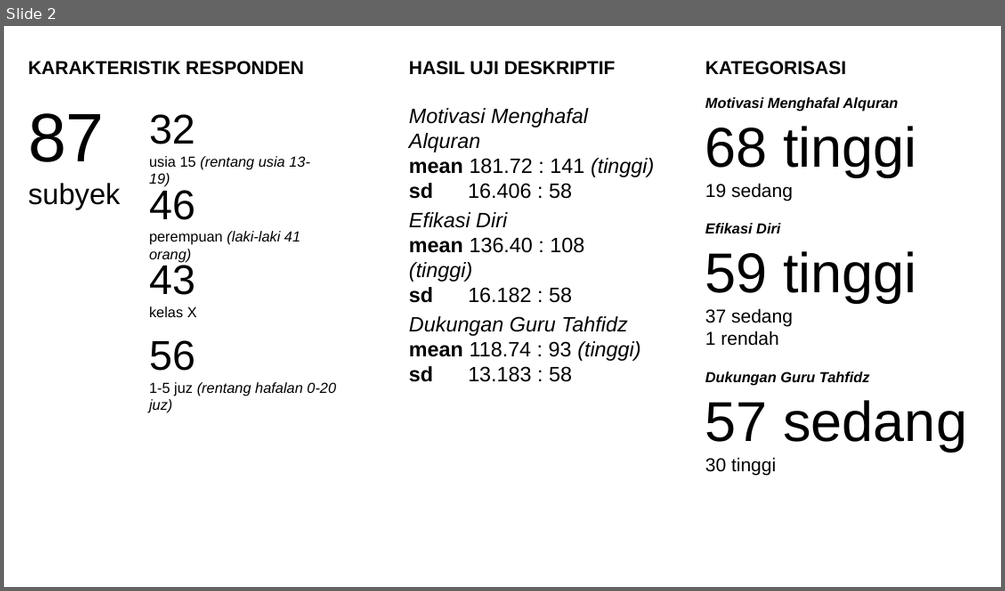
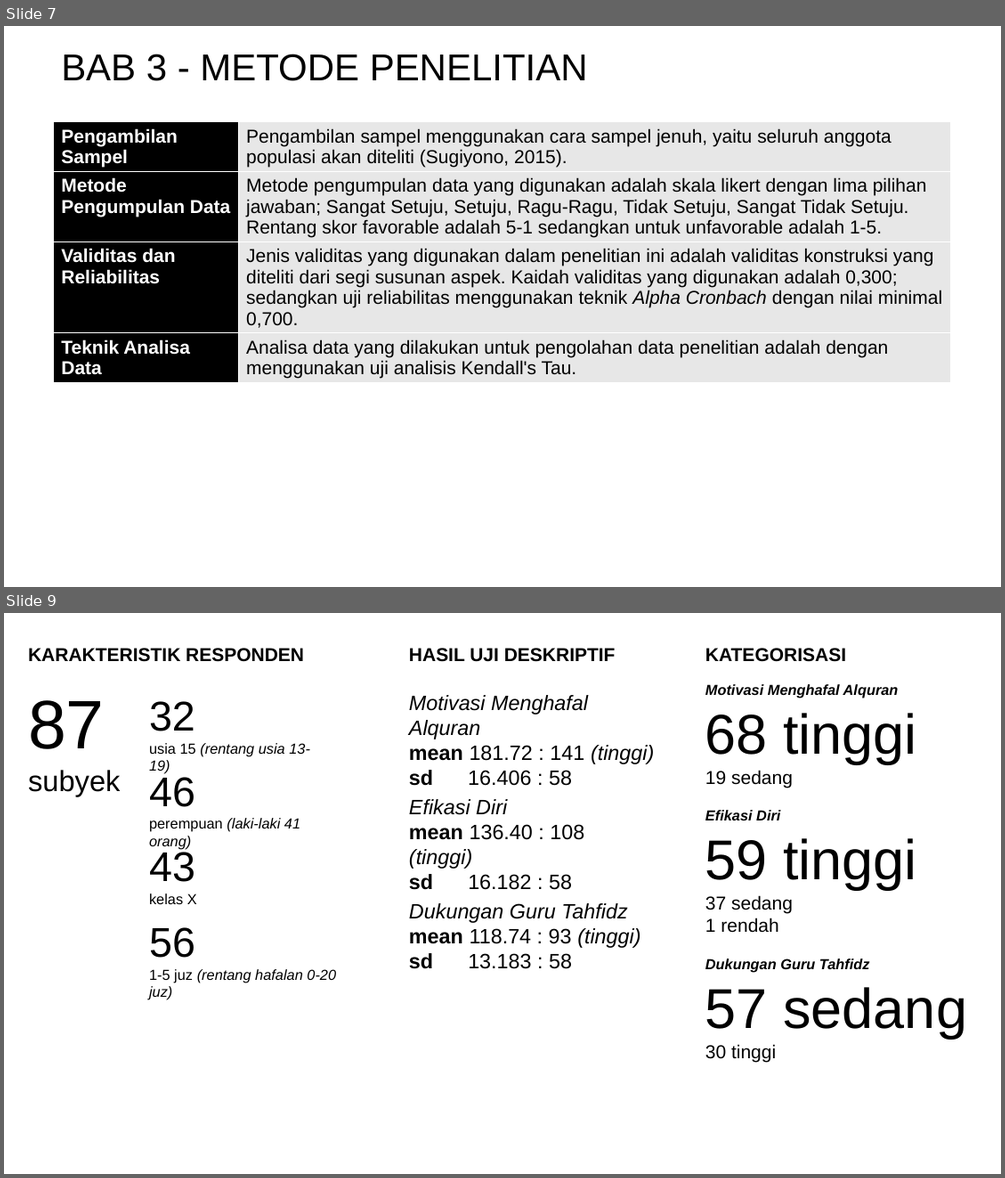
Before and after one commit to mzaini30/skripsi, a slide deck: pendadaran.pptx. Shown one above the other, each under a label of ours: slide 2 before the commit, slides 7 and 9 after it; the slides between them are not shown. The pictures are 1005x591 and 1005x1178 pixels, drawn with LibreOffice and Linux fonts; fonts in the diff are those of the drawing; background and template pictures are left out. Boxes give left, top, right and bottom in pixels: in the first picture for what was removed or moved away, otherwise in the second. Text is boxed around its words. In the diff, an @@ line names an element or a change of style, - is before the commit and + after.

```diff
--- a/pendadaran.pptx
+++ b/pendadaran.pptx
@@ slide 7 added at [4, 26, 1001, 587], background picture (left out) @@
@@ title added at [61, 54, 588, 81], 36 pt, text #000000 @@
+BAB 3 - METODE PENELITIAN
@@ table added at [54, 122, 952, 443], 4 rows, 2 columns @@
+Pengambilan Sampel | Pengambilan sampel menggunakan cara sampel jenuh, yaitu seluruh anggota populasi akan diteliti (Sugiyono, 2015).
+Metode Pengumpulan Data | Metode pengumpulan data yang digunakan adalah skala likert dengan lima pilihan jawaban; Sangat Setuju, Setuju, Ragu-Ragu, Tidak Setuju, Sangat Tidak Setuju. Rentang skor favorable adalah 5-1 sedangkan untuk unfavorable adalah 1-5.
+Validitas dan Reliabilitas | Jenis validitas yang digunakan dalam penelitian ini adalah validitas konstruksi yang diteliti dari segi susunan aspek. Kaidah validitas yang digunakan adalah 0,300; sedangkan uji reliabilitas menggunakan teknik Alpha Cronbach dengan nilai minimal 0,700.
+Teknik Analisa Data | Analisa data yang dilakukan untuk pengolahan data penelitian adalah dengan menggunakan uji analisis Kendall's Tau.
@@ what was slide 2 is now slide 9 @@
```
Also in this commit, not shown: 2 slides changed, 8 other slides added, 1 slide removed, 2 other files.
